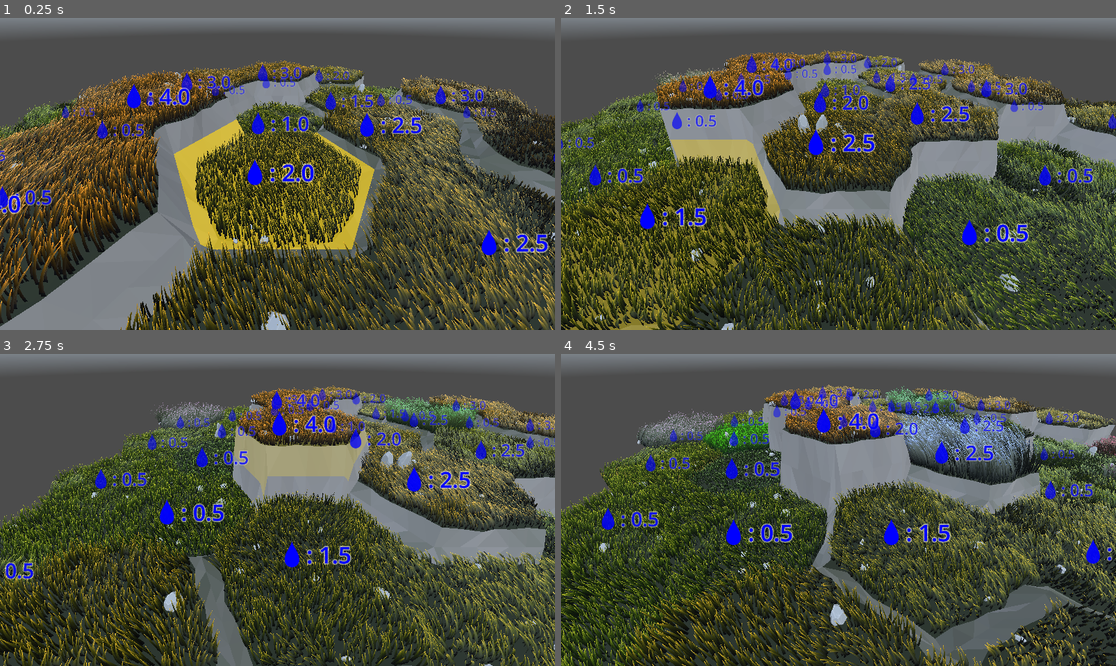
Above: before the commit, frames 1-4 (two rows, left to right).
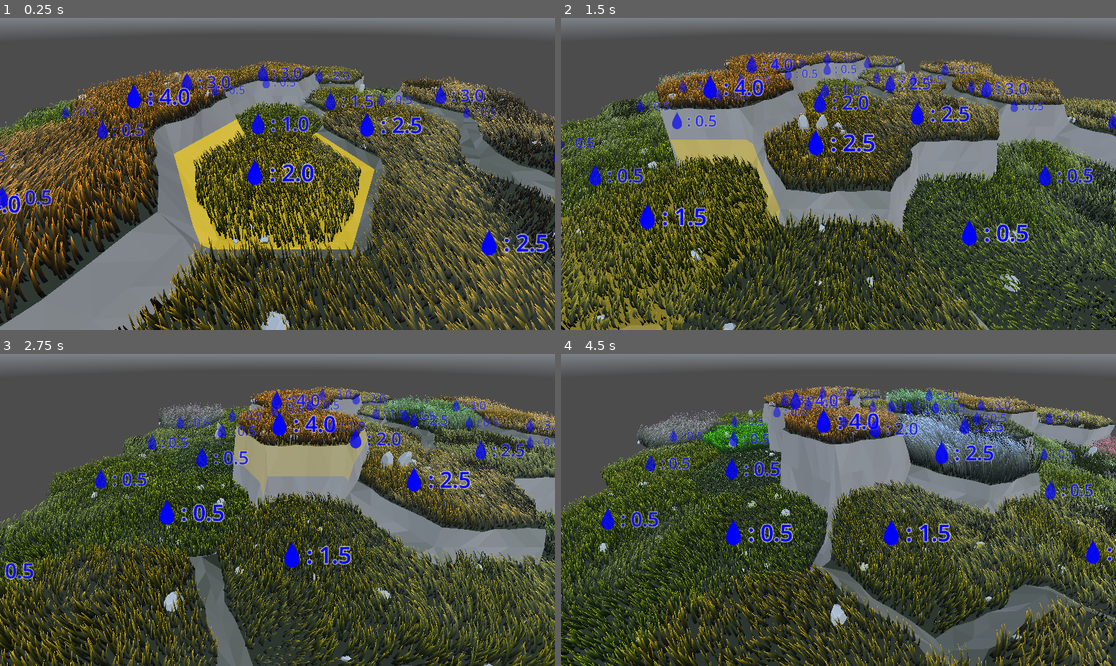
Above: after the commit, the same moments.

Repository: vincentwoelfer/hex
Game: Godot game, scene res://scenes/dev/MapGeneration.tscn
Same seed, same stepped clock (60 frames per second), same inputs: the game is played once before the commit and once after it. A sky picture missing from this copy of the repository is replaced by a grey-blue gradient.
Inputs (mouse positions are in pixels of both pictures, inside the frame that each line leads up to):
- Up to frame 1 (0.25 s): no input
- Up to frame 2 (1.5 s): move the mouse to (960, 158) at 0.52 s; hold S (move_cam_backward) 0.53-1.28 s; move the mouse to (727, 189) at 1.27 s; tap W (move_cam_forward) at 1.35 s
- Up to frame 3 (2.75 s): move the mouse to (333, 441) at 2.02 s; hold A (move_cam_left) from 2.03 s (still down)
- Up to frame 4 (4.5 s): move the mouse to (810, 572) at 2.77 s; release A (move_cam_left) at 2.78 s; tap D (move_cam_right) at 2.85 s; move the mouse to (1005, 556) at 3.52 s; hold Q (rotate_cam_left) 3.53-4.28 s; move the mouse to (672, 463) at 4.27 s; tap E (rotate_cam_right) at 4.35 s

The runs differ from the first frame. In frame 1, 33% of the frame differs, in the area x 0-100%, y 13-100%; in frame 2, 37%; in frame 3, 38%; in frame 4, 40%, in the area x 0-100%, y 9-100%.

Commit message:
-- wip --

Diff:
--- a/assets/GrassClumpNoise.tres
+++ b/assets/GrassClumpNoise.tres
@@ -1,7 +1,7 @@
 [gd_resource type="NoiseTexture2D" load_steps=2 format=3 uid="uid://byeg5o8vgy14b"]
 
 [sub_resource type="FastNoiseLite" id="FastNoiseLite_fh7hl"]
-frequency = 0.03
+frequency = 0.015
 
 [resource]
 width = 256
